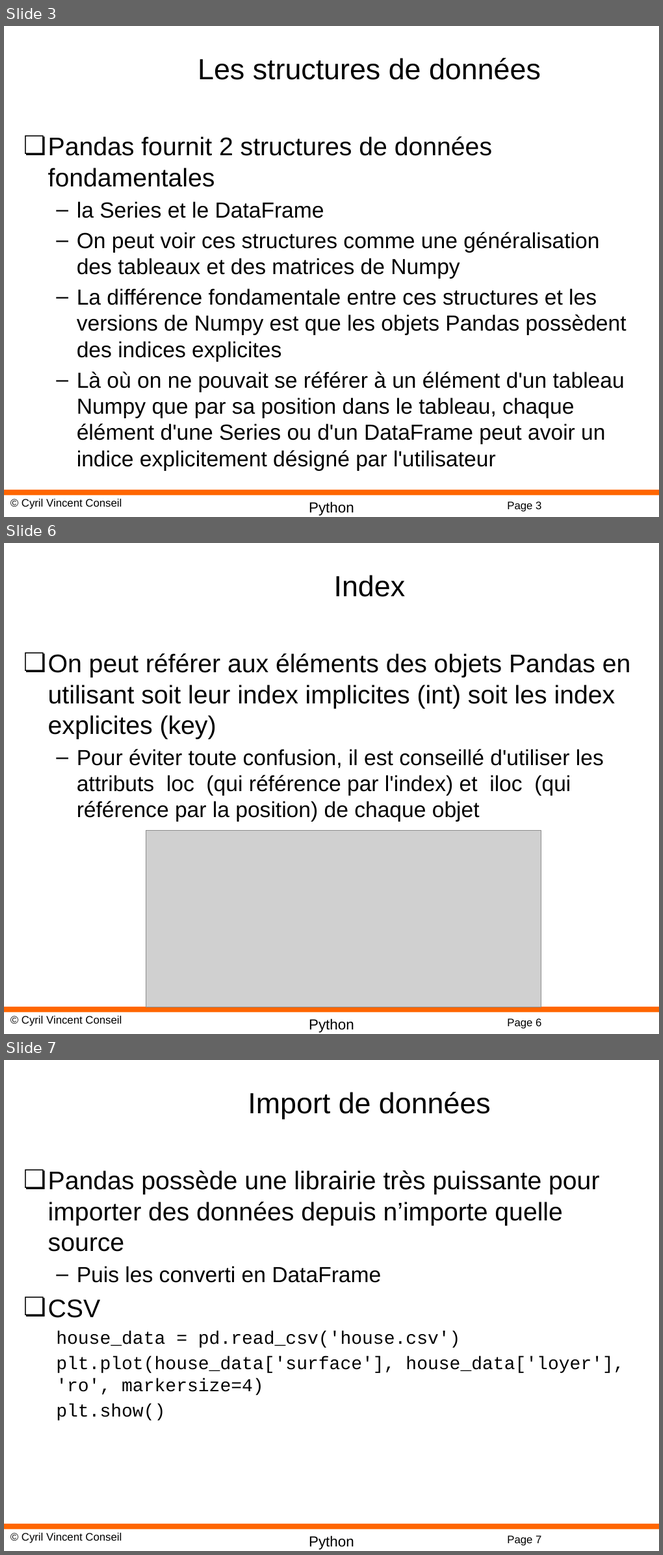
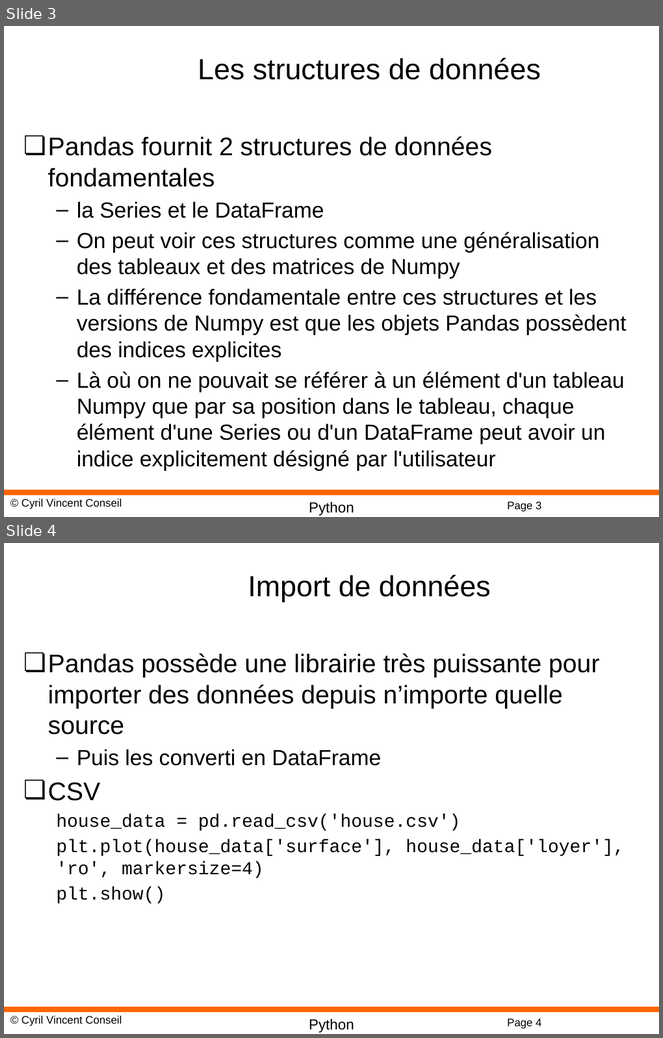
Before and after one commit to cyrilvincent/ML, a slide deck: PPT/MachineLearning12-Pandas.pptx. Shown one above the other, each under a label of ours: slides 3, 6 and 7 before the commit, slides 3 and 4 after it; the slides between them are not shown. The pictures are 663x1555 and 663x1038 pixels, drawn with LibreOffice and Linux fonts; fonts in the diff are those of the drawing; grey boxes stand for pictures; background and template pictures are left out. Boxes give left, top, right and bottom in pixels: in the first picture for what was removed or moved away, otherwise in the second. Text is boxed around its words. In the diff, an @@ line names an element or a change of style, - is before the commit and + after.

```diff
--- a/PPT/MachineLearning12-Pandas.pptx
+++ b/PPT/MachineLearning12-Pandas.pptx
@@ slide 6 removed at (x1=4, y1=543, x2=659, y2=1034), background #FFFFFF; not listed: 4 template elements that a slide beside it also shows @@
@@ title removed at (x1=334, y1=575, x2=406, y2=597) @@
-Index
@@ text removed at (x1=48, y1=653, x2=631, y2=822) @@
-❏ On peut référer aux éléments des objets Pandas en utilisant soit leur index implicites (int) soit les index explicites (key)
-  – Pour éviter toute confusion, il est conseillé d'utiliser les attributs loc (qui référence par l'index) et iloc (qui référence par la position) de chaque objet
@@ picture removed at (x1=146, y1=831, x2=542, y2=1008) @@
@@ what was slide 7 is now slide 4 @@
@@ page number at (x1=507, y1=1019, x2=542, y2=1029): text changed @@
-Page 7
+Page 4
```
Also in this commit, not shown: 1 slide changed, 3 slides added, 2 other slides removed, 4 other files.
